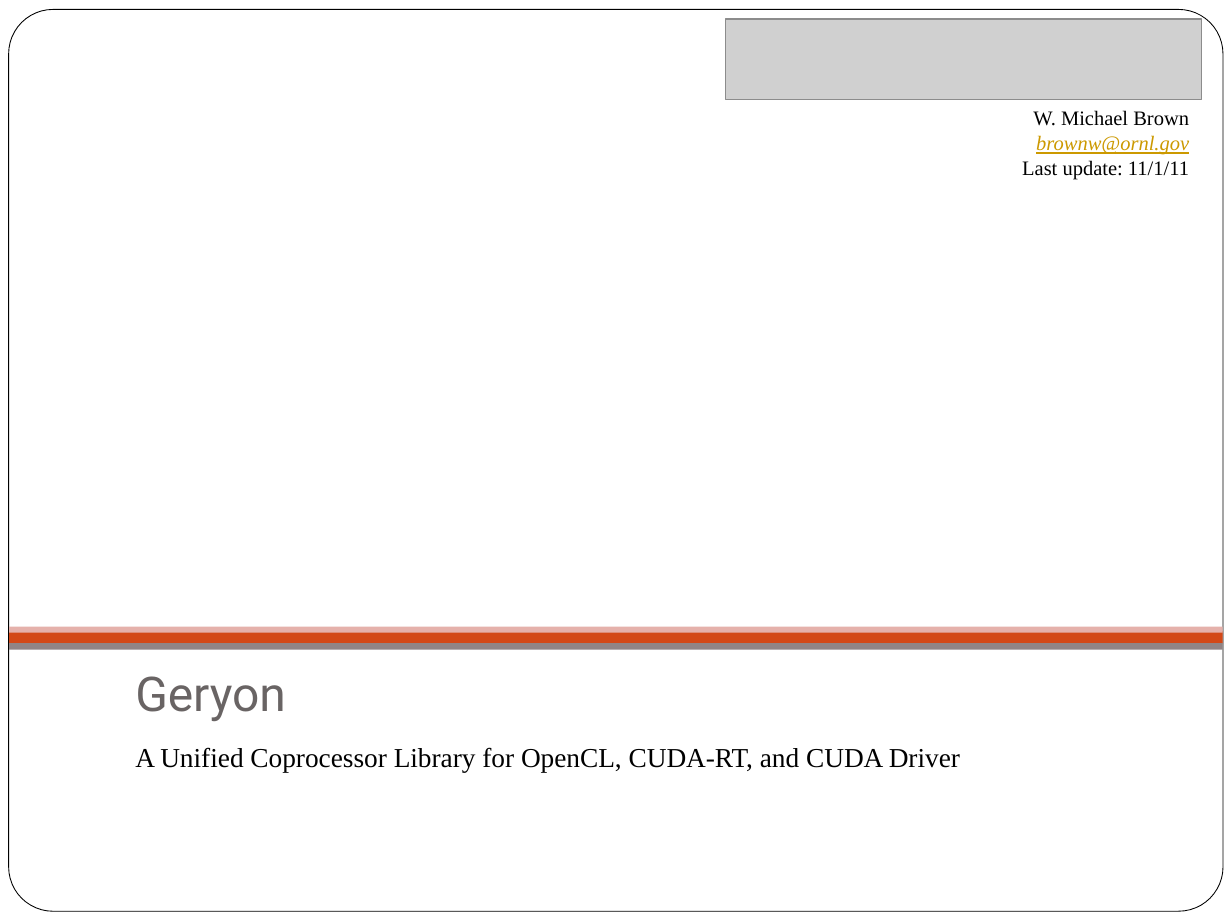
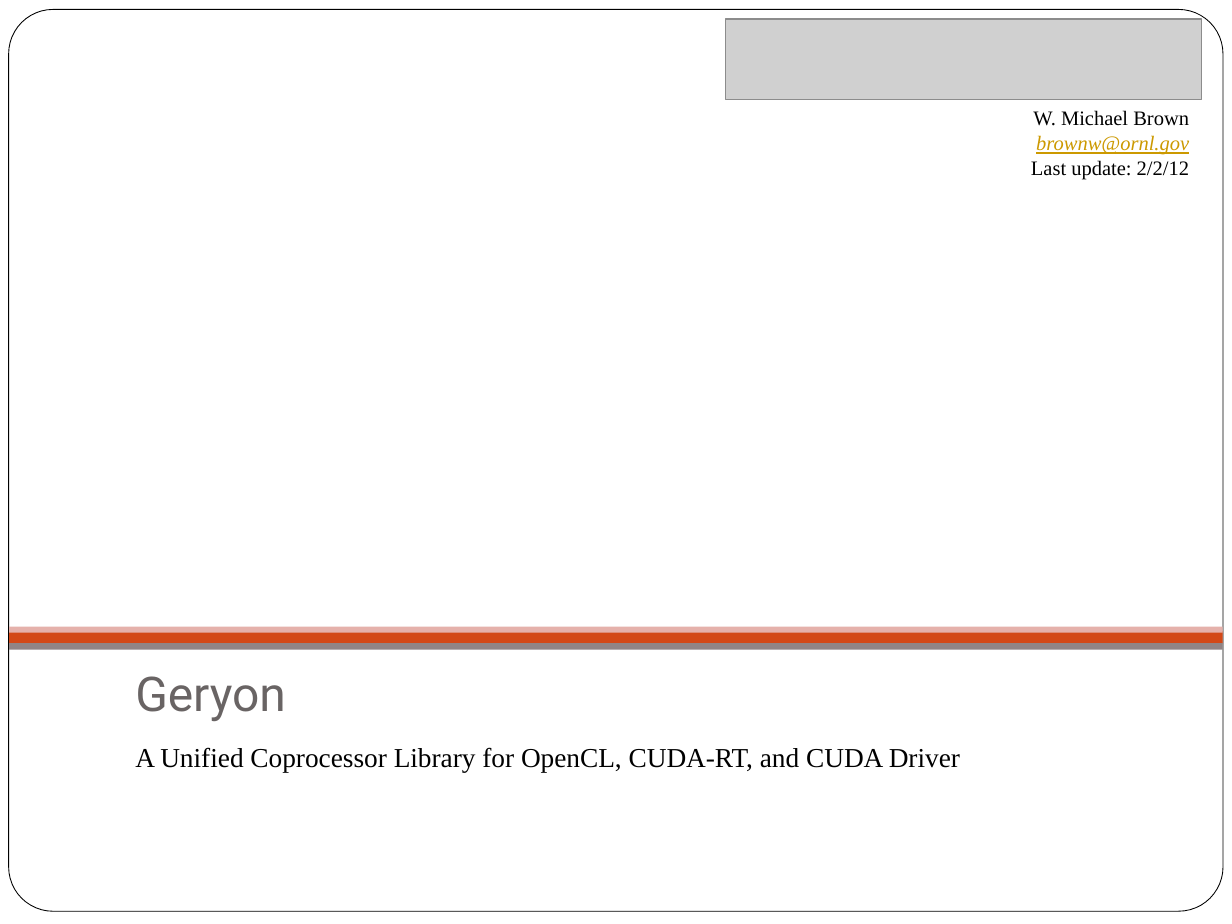
Before and after one commit to scicomp/geryon, a slide deck: slide 1 of geryon.pptx. Drawn at 1232x924 pixels with LibreOffice and Linux fonts; fonts in the diff are those of the drawing; grey boxes stand for pictures. Boxes give left, top, right and bottom in pixels: in the first picture for what was removed or moved away, otherwise in the second. Text is boxed around its words. In the diff, an @@ line names an element or a change of style, - is before the commit and + after.

Commit message:
Updated geryon documentation.

```diff
--- a/geryon.pptx
+++ b/geryon.pptx
@@ text at bbox=[1031, 160, 1189, 180]: text changed @@
-Last update: 11/1/11
+Last update: 2/2/12
```
Also in this commit, not shown: 1 slide added.
